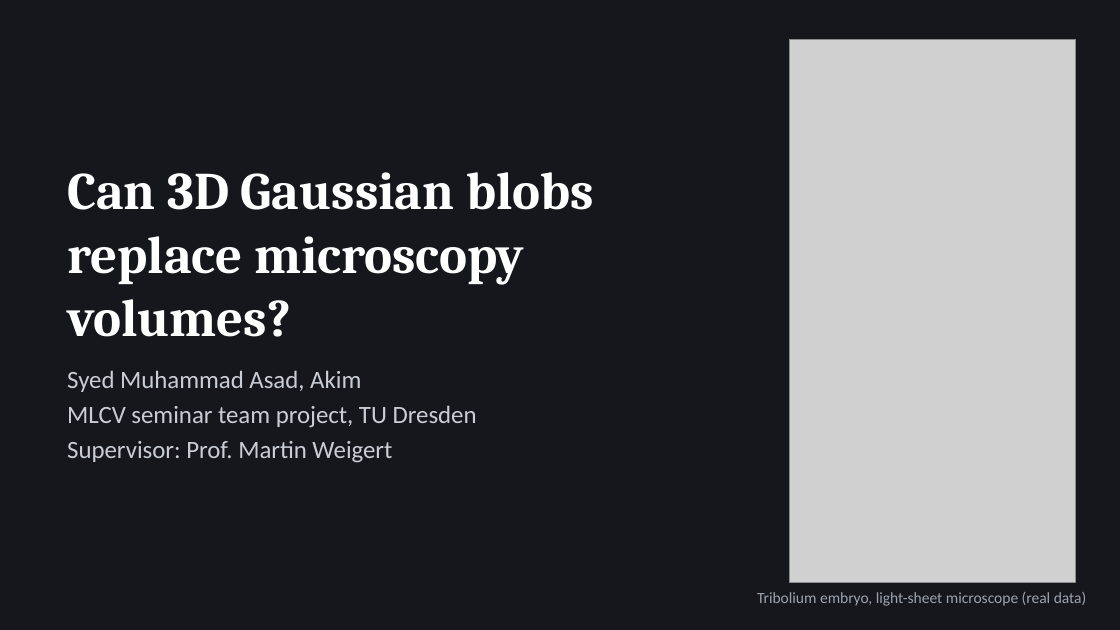
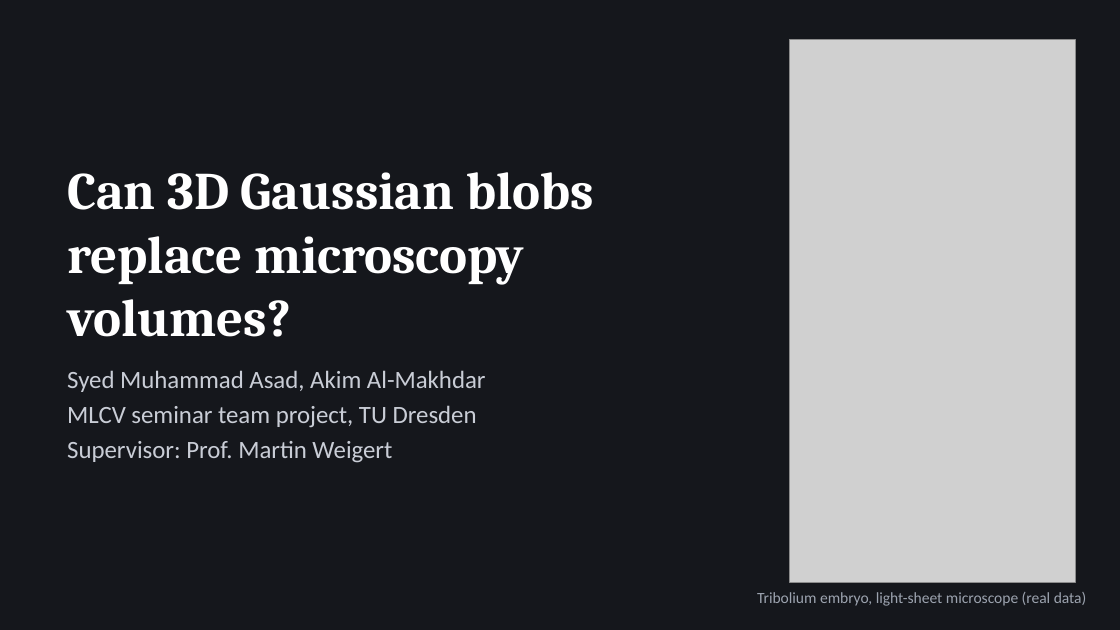
Before and after one commit to asadrizvi64/DeepLearning-Seminar-TeamProject, a slide deck: slide 1 of Gaussian_Blobs_Microscopy_v3.pptx. Drawn at 1120x630 pixels with LibreOffice and Linux fonts; fonts in the diff are those of the drawing; grey boxes stand for pictures. Boxes give left, top, right and bottom in pixels: in the first picture for what was removed or moved away, otherwise in the second. Text is boxed around its words. In the diff, an @@ line names an element or a change of style, - is before the commit and + after.

```diff
--- a/Gaussian_Blobs_Microscopy_v3.pptx
+++ b/Gaussian_Blobs_Microscopy_v3.pptx
@@ text at (67, 370, 486, 392): text changed @@
-Syed Muhammad Asad, Akim
+Syed Muhammad Asad, Akim Al-Makhdar
```
Also in this commit, not shown: 7 other slides changed, 8 other files.
